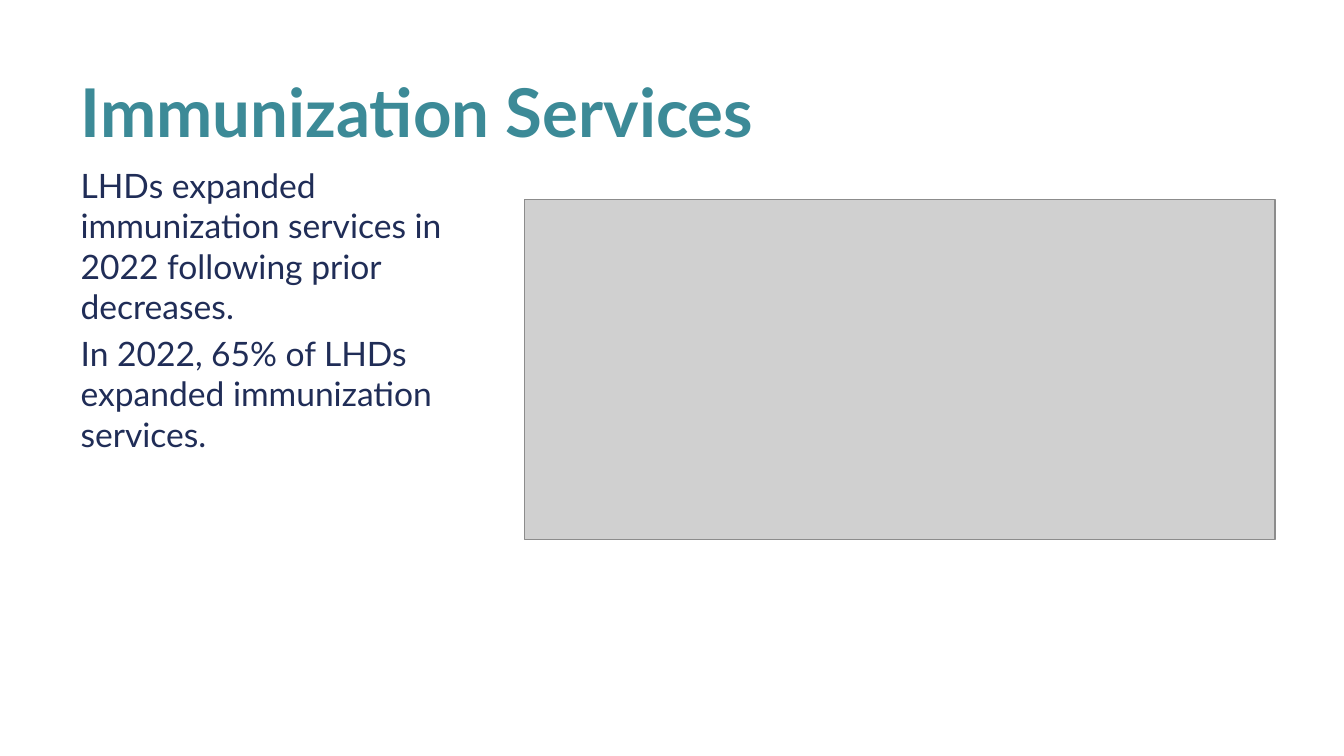
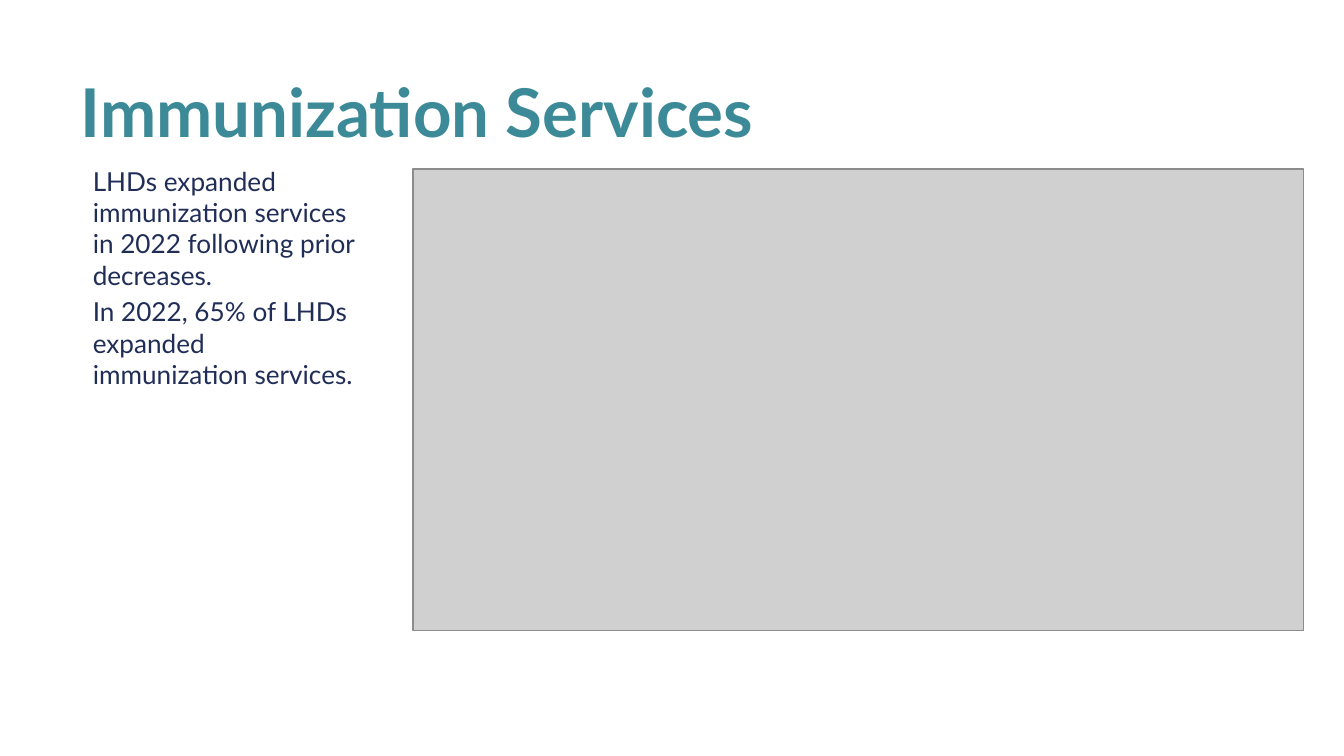
Before and after one commit to madocalder/nacchoProfile, a slide deck: slide 5 of inst/app/www/Profile2022KeyFindings.pptx. Drawn at 1344x756 pixels with LibreOffice and Linux fonts; fonts in the diff are those of the drawing; grey boxes stand for pictures; background and template pictures are left out. Boxes give left, top, right and bottom in pixels: in the first picture for what was removed or moved away, otherwise in the second. Text is boxed around its words. In the diff, an @@ line names an element or a change of style, - is before the commit and + after.

```diff
--- a/inst/app/www/Profile2022KeyFindings.pptx
+++ b/inst/app/www/Profile2022KeyFindings.pptx
@@ text "LHDs expanded immunization services in ...": place and size @@
-text "LHDs expanded immunization services in ..." at (81, 173, 442, 448)
+text "LHDs expanded immunization services in ..." at (93, 171, 355, 385)
@@ text "LHDs expanded immunization services in ..." at (93, 171, 355, 385): size 18 to 14 pt @@
@@ picture: place and size @@
-picture at (524, 200, 1274, 540)
+picture at (413, 169, 1304, 630)
```
Also in this commit, not shown: 7 other slides changed, 37 other files.
